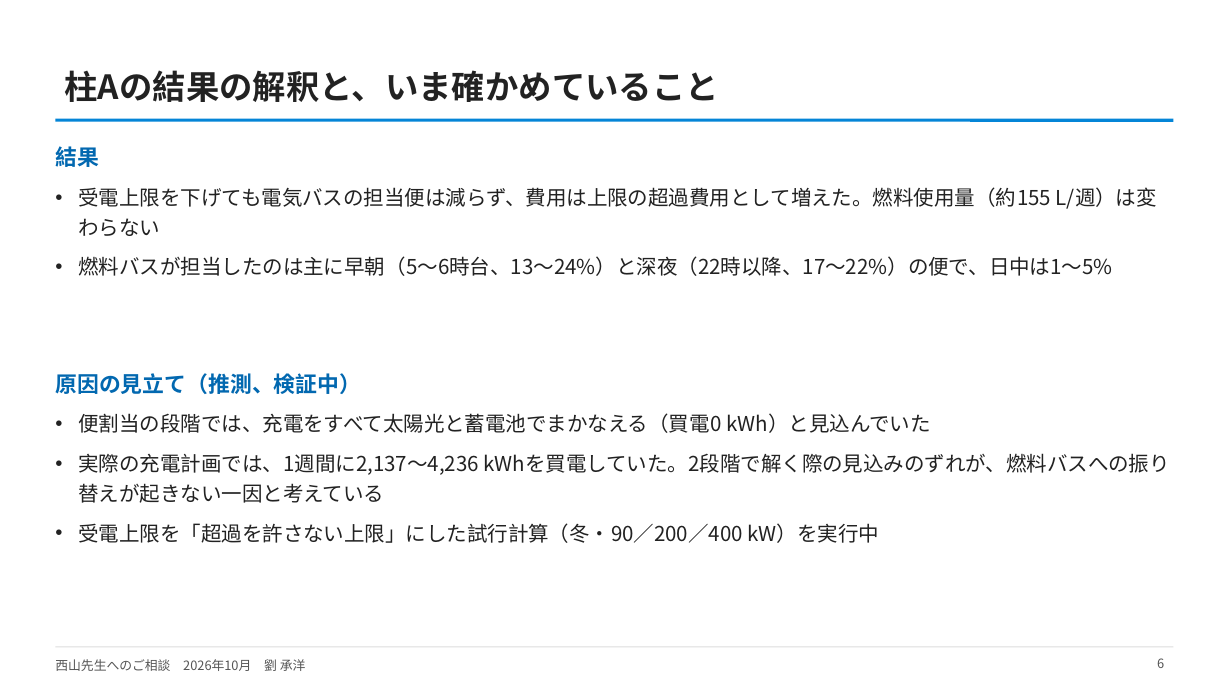
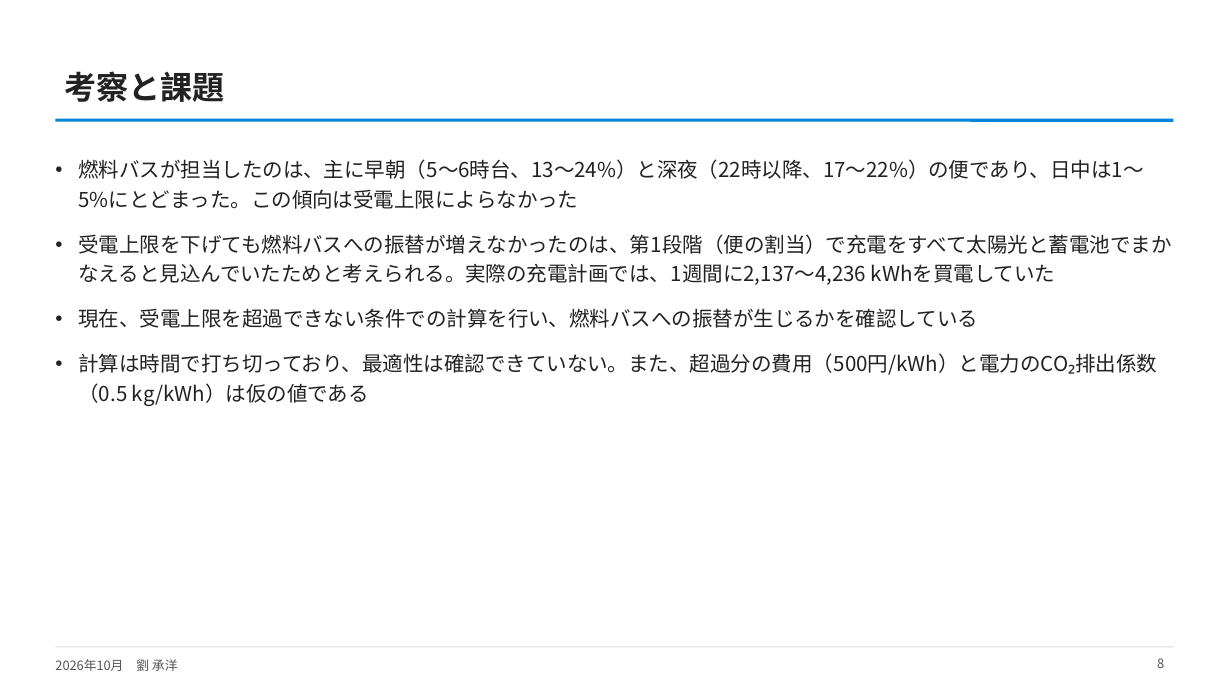
Before and after one commit to CYLIU2003/master-course, a slide deck: slide 8 of outcome/2026-10-21_nishiyama_consult/西山先生へのご相談_研究の現状と軸C.pptx (slide 6 before the commit). Drawn at 1232x693 pixels with LibreOffice and Linux fonts; fonts in the diff are those of the drawing. Boxes give left, top, right and bottom in pixels: in the first picture for what was removed or moved away, otherwise in the second. Text is boxed around its words. In the diff, an @@ line names an element or a change of style, - is before the commit and + after.

```diff
--- a/outcome/2026-10-21_nishiyama_consult/西山先生へのご相談_研究の現状と軸C.pptx
+++ b/outcome/2026-10-21_nishiyama_consult/西山先生へのご相談_研究の現状と軸C.pptx
@@ title at (65,71,225,102): text changed; size 26 to 25 pt @@
-柱Aの結果の解釈と、いま確かめていること
+考察と課題
@@ text removed at (55,146,99,167) @@
-結果
@@ text added at (79,159,1172,406), 16 pt, text #222222 @@
+• 燃料バスが担当したのは、主に早朝（5〜6時台、13〜24%）と深夜（22時以降、17〜22%）の便であり、日中は1〜5%にとどまった。この傾向は受電上限によらなかった
+• 受電上限を下げても燃料バスへの振替が増えなかったのは、第1段階（便の割当）で充電をすべて太陽光と蓄電池でまかなえると見込んでいたためと考えられる。実際の充電計画では、1週間に2,137〜4,236 kWhを買電していた
+• 現在、受電上限を超過できない条件での計算を行い、燃料バスへの振替が生じるかを確認している
+• 計算は時間で打ち切っており、最適性は確認できていない。また、超過分の費用（500円/kWh）と電力のCO₂排出係数（0.5 kg/kWh）は仮の値である
@@ text removed at (79,187,1157,276) @@
-• 受電上限を下げても電気バスの担当便は減らず、費用は上限の超過費用として増えた。燃料使用量（約155 L/週）は変わらない
-• 燃料バスが担当したのは主に早朝（5〜6時台、13〜24%）と深夜（22時以降、17〜22%）の便で、日中は1〜5%
@@ text removed at (55,373,361,394) @@
-原因の見立て（推測、検証中）
@@ text removed at (79,413,1169,543) @@
-• 便割当の段階では、充電をすべて太陽光と蓄電池でまかなえる（買電0 kWh）と見込んでいた
-• 実際の充電計画では、1週間に2,137〜4,236 kWhを買電していた。2段階で解く際の見込みのずれが、燃料バスへの振り替えが起きない一因と考えている
-• 受電上限を「超過を許さない上限」にした試行計算（冬・90／200／400 kW）を実行中
@@ text at (55,659,178,671): text changed @@
-西山先生へのご相談 2026年10月 劉 承洋
+2026年10月 劉 承洋
@@ page number at (1157,658,1164,668): text changed @@
-6
+8
```
Also in this commit, not shown: 5 other slides changed, 5 slides added, 4 slides removed, 2 other files.
